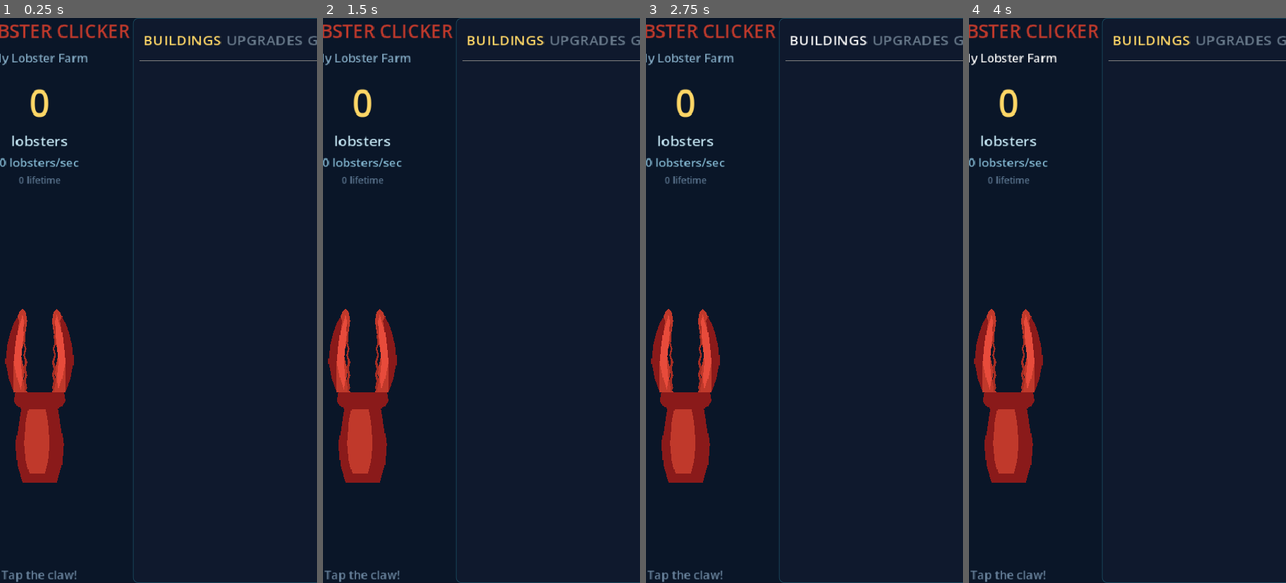
Above: before the commit, frames 1-4 (left to right).
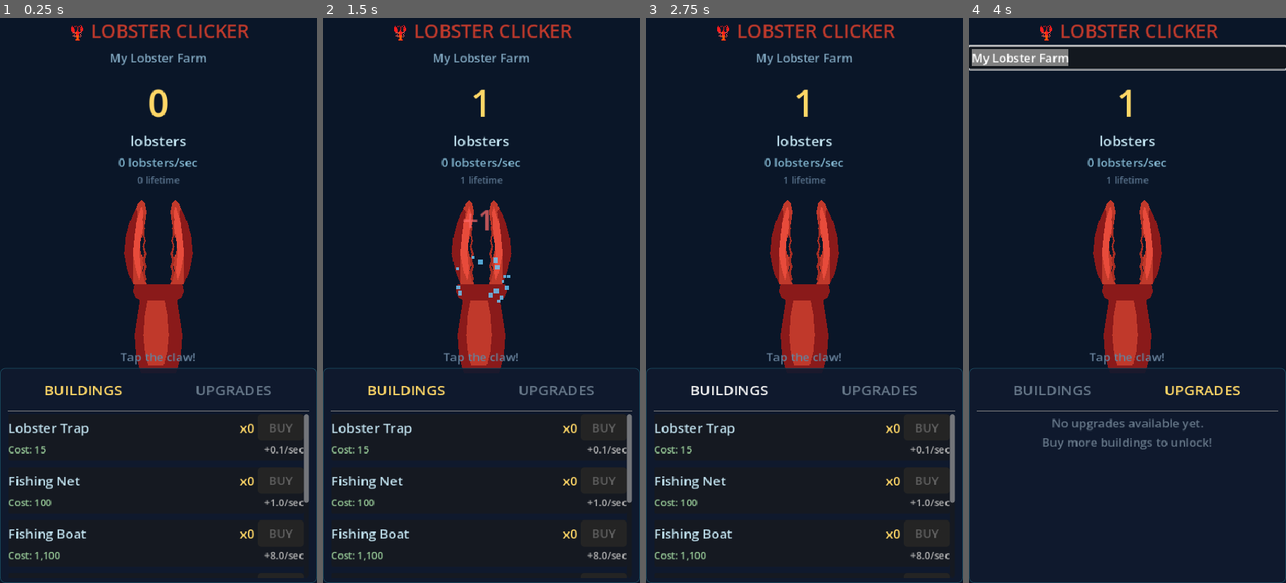
Above: after the commit, the same moments.

Repository: thecryptomasters/lobster-clicker
Game: Godot game, scene res://scenes/main.tscn
Same seed, same stepped clock (60 frames per second), same inputs: the game is played once before the commit and once after it.
Inputs (mouse positions are in pixels of both pictures, inside the frame that each line leads up to; where the layout moved, square brackets give the same spot in the first picture):
- Up to frame 1 (0.25 s): no input
- Up to frame 2 (1.5 s): click "My Lobster Farm" at 0.5 s; click (481, 272) [361, 379] at 1.25 s
- Up to frame 3 (2.75 s): click "BUILDINGS" at 2 s
- Up to frame 4 (4 s): click "UPGRADES" at 2.75 s; click "My Lobster Farm" at 3.5 s

The runs differ from the first frame. In frame 1, 13% of the frame differs, in the area x 0-100%, y 0-100%; in frame 2, 13%; in frame 3, 13%; in frame 4, 14%.
Error before the commit: Parse Error: Cannot infer the type of "delta_y" variable because the value doesn't have a set type. (res://scenes/main.gd:372)

Commit message:
fix: revert broken scroll handler, enable native touch scrolling

Diff:
--- a/project.godot
+++ b/project.godot
@@ -30,7 +30,7 @@
 [input_devices]
 
 pointing/emulate_touch_from_mouse=true
-pointing/emulate_mouse_from_touch=true
+pointing/emulate_mouse_from_touch=false
 
 [rendering]
 
--- a/scenes/main.gd
+++ b/scenes/main.gd
@@ -31,7 +31,6 @@
 @onready var boost_desc_label: Label = %BoostDescLabel
 @onready var timer_label: Label = %TimerLabel
 @onready var boost_hud_label: Label = %BoostHudLabel
-@onready var scroll_container: ScrollContainer
 @onready var root_container: BoxContainer = %RootContainer
 @onready var left_section: VBoxContainer = %LeftSection
 @onready var right_panel: PanelContainer = %RightPanel
@@ -80,10 +79,6 @@
 	GameManager.boost_expired.connect(_on_boost_expired)
 	_style_buy_capsule_button()
 	consumables_tab.visible = GameManager.lifetime_lobsters >= 500
-
-	# Get scroll container and enable touch scrolling
-	scroll_container = %RightPanel.get_node("VBox/ScrollContainer")
-	scroll_container.gui_input.connect(_on_scroll_gui_input)
 
 	# Load farm name
 	farm_name_button.text = GameManager.farm_name
@@ -352,38 +347,6 @@
 	farm_name_button.text = new_name
 	farm_name_edit.visible = false
 	farm_name_button.visible = true
-
-# --- Touch Scrolling ---
-
-var _touch_scrolling: bool = false
-var _touch_start_y: float = 0.0
-var _scroll_start_v: int = 0
-
-func _on_scroll_gui_input(event: InputEvent) -> void:
-	if event is InputEventScreenTouch:
-		if event.pressed:
-			_touch_scrolling = true
-			_touch_start_y = event.position.y
-			_scroll_start_v = scroll_container.scroll_vertical
-		else:
-			_touch_scrolling = false
-	elif event is InputEventScreenDrag:
-		if _touch_scrolling:
-			var delta_y := _touch_start_y - event.position.y
-			scroll_container.scroll_vertical = _scroll_start_v + int(delta_y)
-	elif event is InputEventMouseButton:
-		# Also handle mouse drag for touch-emulated events
-		if event.button_index == MOUSE_BUTTON_LEFT:
-			if event.pressed:
-				_touch_scrolling = true
-				_touch_start_y = event.position.y
-				_scroll_start_v = scroll_container.scroll_vertical
-			else:
-				_touch_scrolling = false
-	elif event is InputEventMouseMotion:
-		if _touch_scrolling:
-			var delta_y := _touch_start_y - event.position.y
-			scroll_container.scroll_vertical = _scroll_start_v + int(delta_y)
 
 # --- Dev Menu ---
 
Not shown, changed: export/index.html
Not shown, changed: export/index.pck
